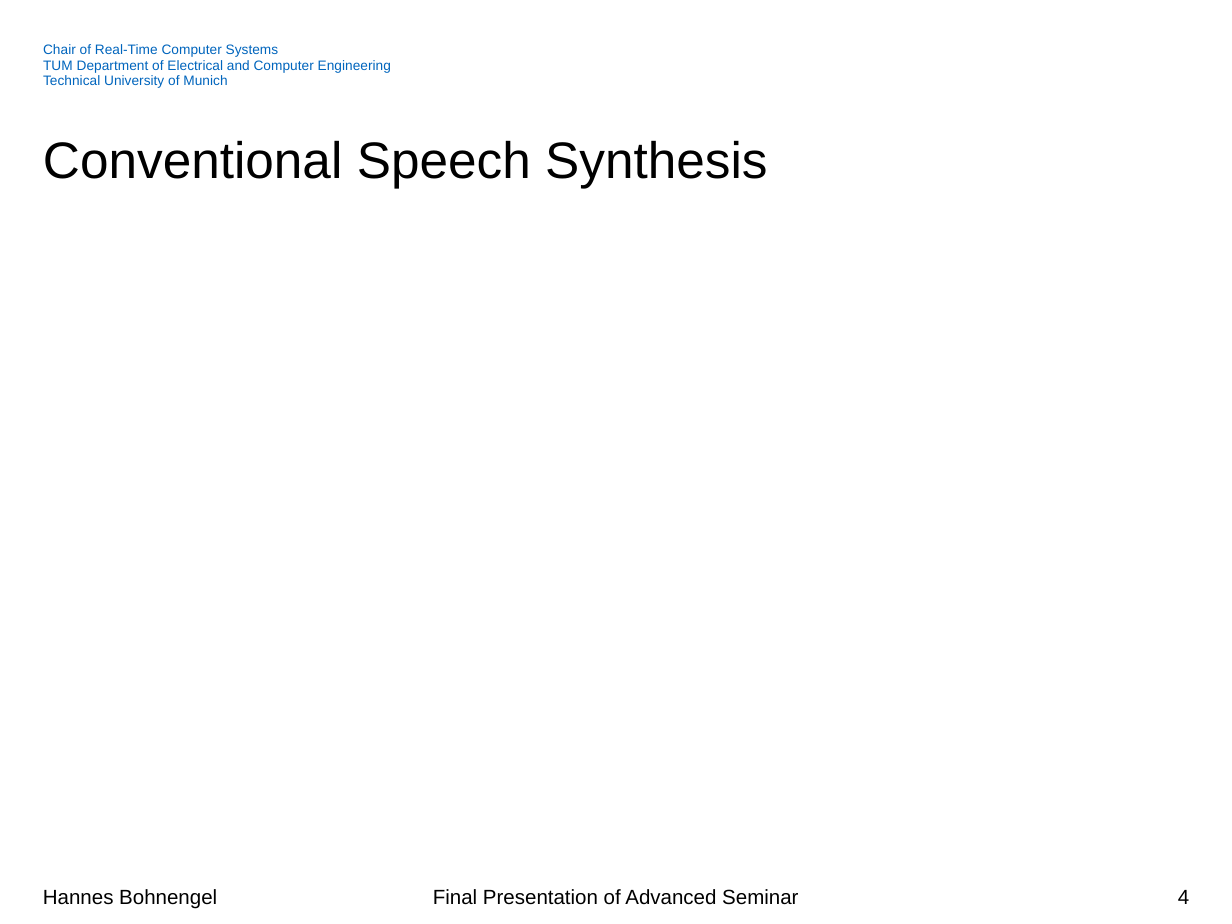
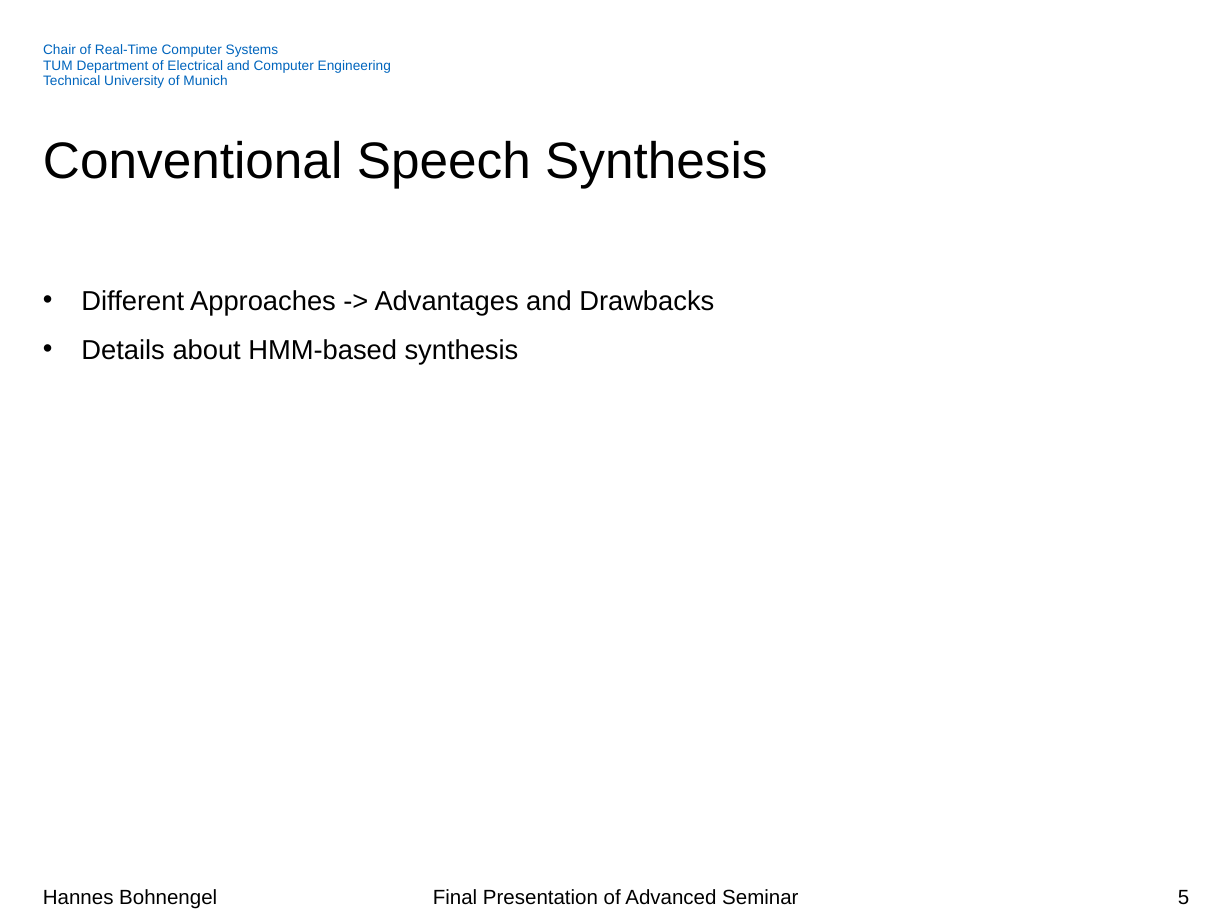
Before and after one commit to hannesb0/deeplearning, a slide deck: slide 5 of pres/Final_Presentation_V01.pptx (slide 4 before the commit). Drawn at 1232x924 pixels with LibreOffice and Linux fonts; fonts in the diff are those of the drawing; background and template pictures are left out. Boxes give left, top, right and bottom in pixels: in the first picture for what was removed or moved away, otherwise in the second. Text is boxed around its words. In the diff, an @@ line names an element or a change of style, - is before the commit and + after.

```diff
--- a/pres/Final_Presentation_V01.pptx
+++ b/pres/Final_Presentation_V01.pptx
@@ text added at [81,290,714,365], 16 pt, text #000000 @@
+• Different Approaches -> Advantages and Drawbacks
+• Details about HMM-based synthesis
@@ page number at [1178,890,1189,905]: text changed @@
-4
+5
```
Also in this commit, not shown: 4 other slides changed, 6 slides added.
